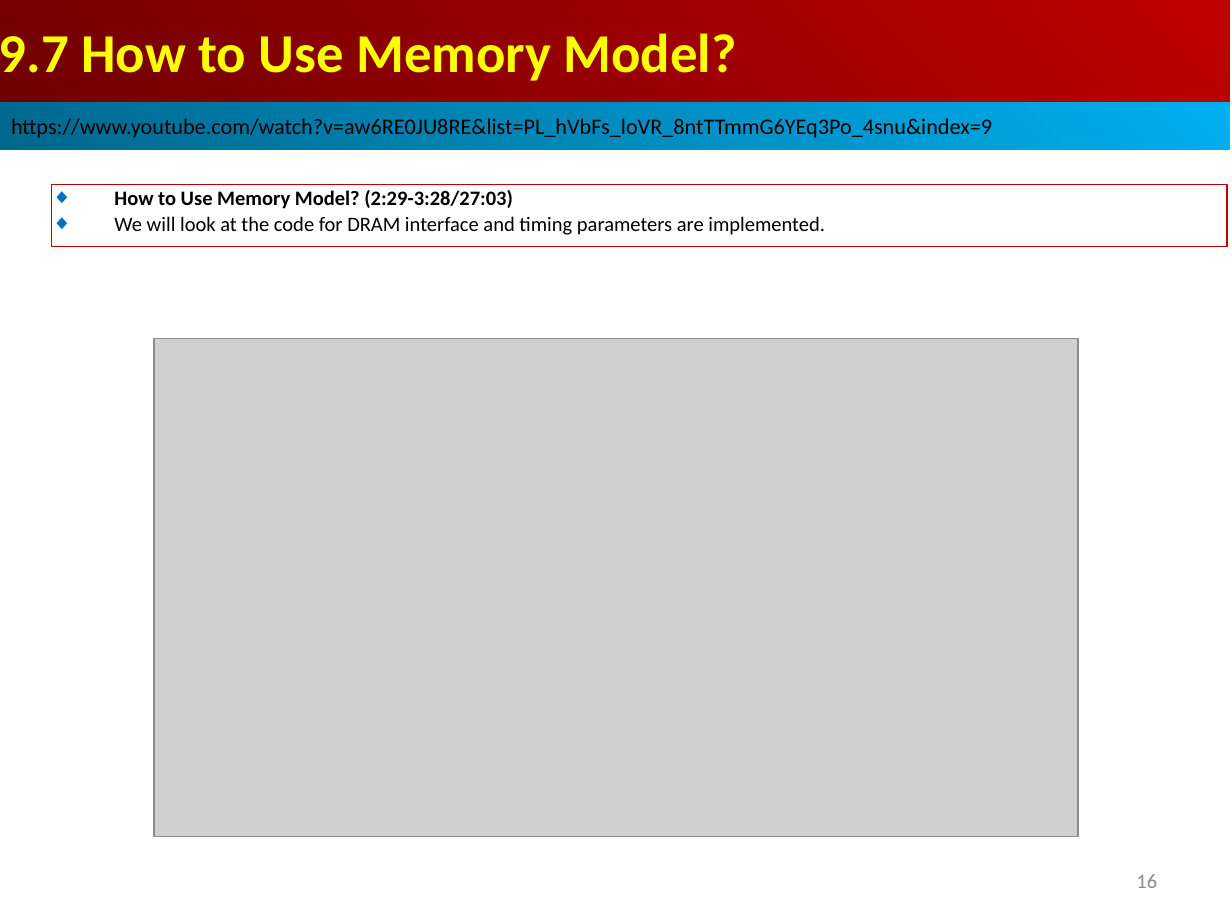
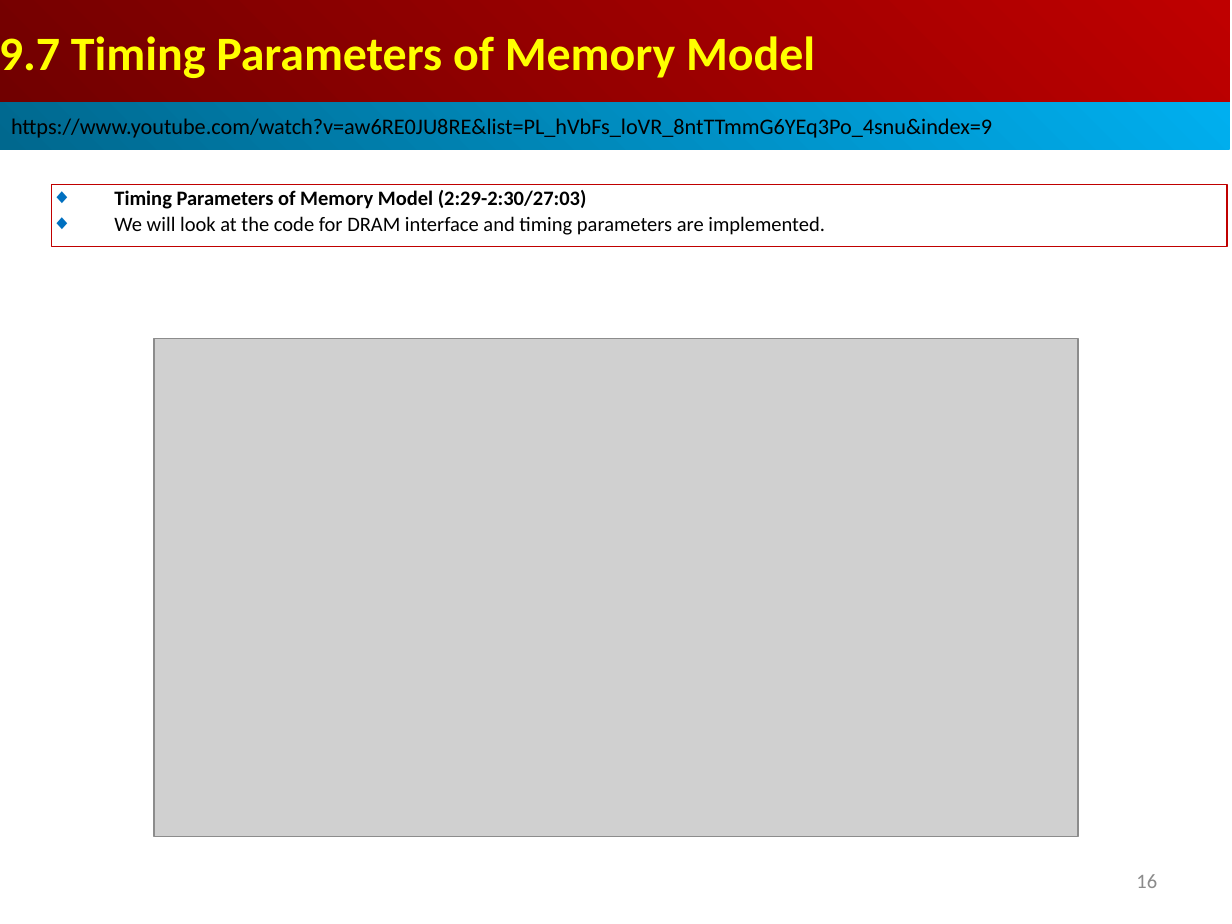
Before and after one commit to peterhchen/AIU_CS850_Gem5_McPAT, a slide deck: slide 16 of 050_Gem5/009.MemMod/000_Video/009.MemMod.ppt. Drawn at 1232x924 pixels with LibreOffice and Linux fonts; fonts in the diff are those of the drawing; grey boxes stand for pictures. Boxes give left, top, right and bottom in pixels: in the first picture for what was removed or moved away, otherwise in the second. Text is boxed around its words. In the diff, an @@ line names an element or a change of style, - is before the commit and + after.

```diff
--- a/050_Gem5/009.MemMod/000_Video/009.MemMod.ppt
+++ b/050_Gem5/009.MemMod/000_Video/009.MemMod.ppt
@@ text in rectangle at bbox=[0, 36, 815, 78]: text changed; size 32 to 28 pt @@
-9.7 How to Use Memory Model?
+9.7 Timing Parameters of Memory Model
@@ text in rectangle at bbox=[114, 190, 587, 209]: text changed @@
-◆ How to Use Memory Model? (2:29-3:28/27:03)
+◆ Timing Parameters of Memory Model (2:29-2:30/27:03)
```
Also in this commit, not shown: 1 other slide changed, 6 slides added.
